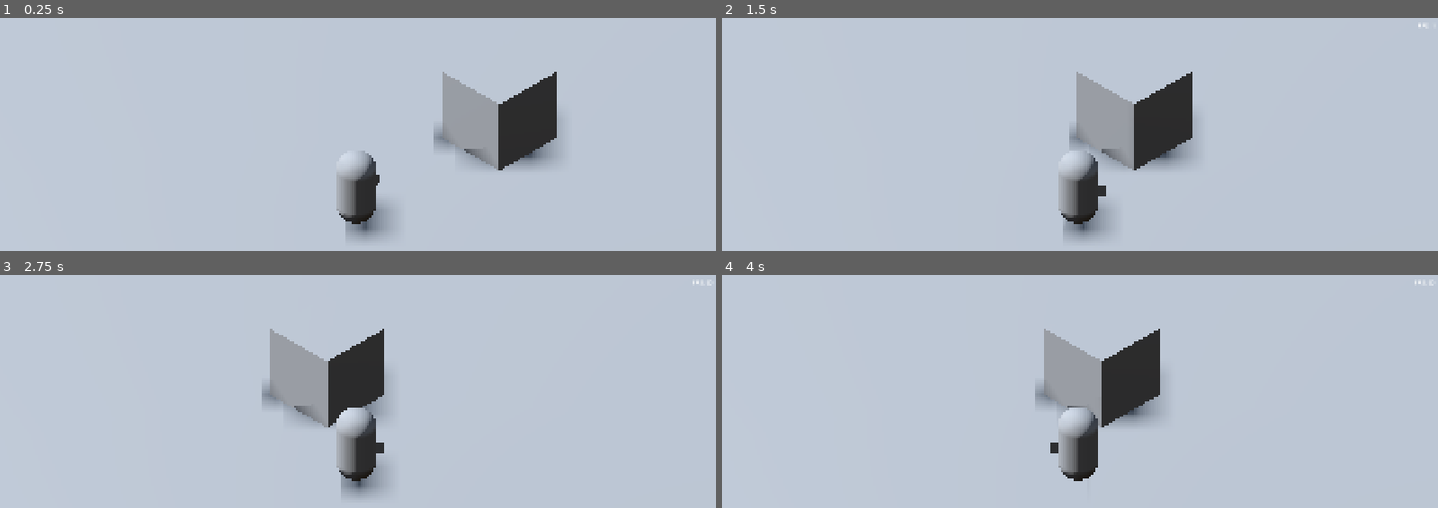
Above: before the commit, frames 1-4 (two rows, left to right).
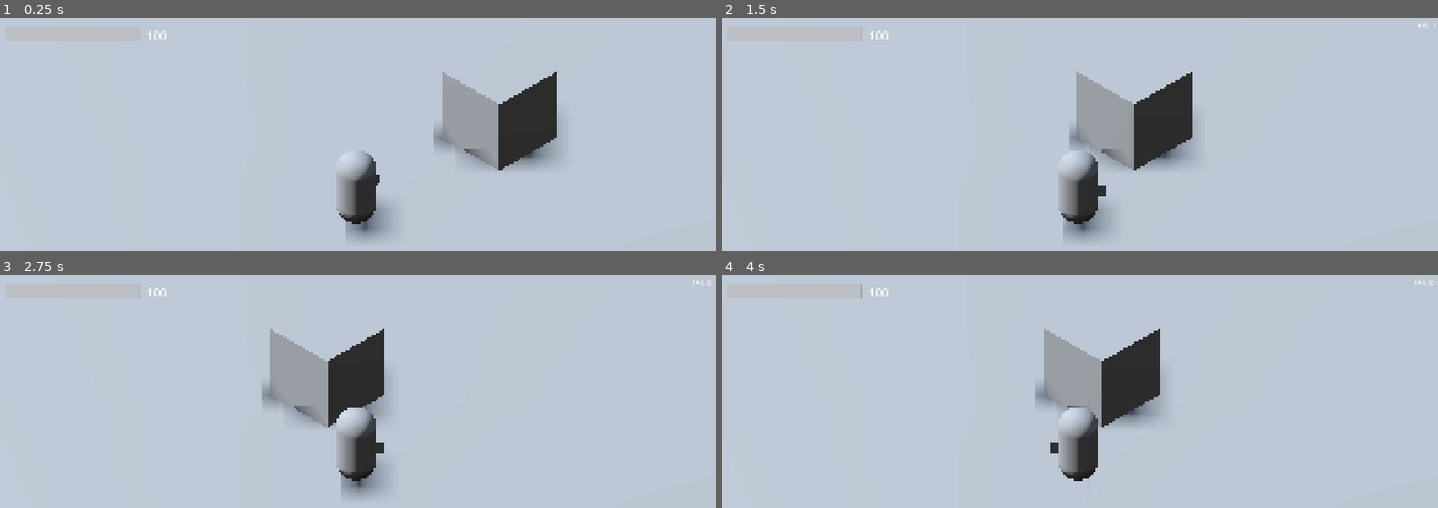
Above: after the commit, the same moments.

Repository: davidanayadev/Craft-ciruits
Game: Godot game, scene res://scenes/main.tscn
Two runs of this game, one before a commit and one after it. Both use one fixed random seed, a clock stepped at 60 frames per second and the inputs below.
Inputs (mouse positions are in pixels of both pictures, inside the frame that each line leads up to):
- Up to frame 1 (0.25 s): no input
- Up to frame 2 (1.5 s): tap Enter at 0.5 s; move the mouse to (1237, 199) at 0.52 s; hold D (move_right) 0.53-1.25 s; tap Space (attack) at 0.6 s; click (1237, 199) at 0.67 s; drag from (936, 239) to (outside the picture) at 1.27 s
- Up to frame 3 (2.75 s): tap Space (attack) at 2 s; move the mouse to (429, 386) at 2.02 s; hold D (move_right) from 2.03 s (still down); tap Tab (open_storage) at 2.1 s; click (429, 386) at 2.17 s
- Up to frame 4 (4 s): release D (move_right) at 2.75 s; drag from (outside the picture) to (865, 417) at 2.77 s; tap Enter at 3.5 s; move the mouse to (outside the picture) at 3.52 s; hold A (move_left) from 3.53 s (still down); tap Q (use_consumable) at 3.6 s; click (outside the picture) at 3.67 s

The runs differ from the first frame. In frame 1, less than 0.1% of the frame differs, in the area x 20-24%, y 5-10%; in frame 2, less than 0.1%; in frame 3, less than 0.1%; in frame 4, less than 0.1%, in the area x 19-24%, y 3-10%.

Commit message:
feat(ui): add battery HUD bound to the robot (spec 003)
Hud shows a bar and a whole number rounded up at the top left. It is bound with bind(player), listens only to battery_changed and has no _process.

Co-Authored-By: Claude Sonnet 5.5 <noreply@anthropic.com>

Diff:
--- a/game/scenes/main.gd
+++ b/game/scenes/main.gd
@@ -6,11 +6,13 @@
 @onready var _robot: Robot = %Robot
 @onready var _camera_rig: CameraRig = %CameraRig
 @onready var _touch_controls: TouchControls = %TouchControls
+@onready var _hud: Hud = %Hud
 
 
 func _ready() -> void:
 	_robot.camera_rig = _camera_rig
 	_camera_rig.target = _robot
+	_hud.bind(_robot)
 	_touch_controls.joystick.sample_changed.connect(_on_joystick_sample_changed)
 	_touch_controls.joystick.released.connect(_on_joystick_released)
 
--- a/game/scenes/main.tscn
+++ b/game/scenes/main.tscn
@@ -6,6 +6,7 @@
 [ext_resource type="PackedScene" path="res://scenes/camera/camera_rig.tscn" id="4_camera"]
 [ext_resource type="PackedScene" path="res://scenes/ui/touch_controls.tscn" id="5_touch"]
 [ext_resource type="PackedScene" path="res://scenes/ui/debug_hud.tscn" id="6_hud"]
+[ext_resource type="PackedScene" path="res://scenes/ui/hud.tscn" id="7_game_hud"]
 
 [node name="Main" type="Node"]
 script = ExtResource("1_main")
@@ -26,6 +27,9 @@
 
 [node name="UI" type="CanvasLayer" parent="."]
 
+[node name="Hud" parent="UI" instance=ExtResource("7_game_hud")]
+unique_name_in_owner = true
+
 [node name="TouchControls" parent="UI" instance=ExtResource("5_touch")]
 unique_name_in_owner = true
 
--- /dev/null
+++ b/game/scenes/ui/hud.gd
@@ -0,0 +1,28 @@
+class_name Hud
+extends Control
+## In-game HUD (spec 003): battery bar and number at the top left.
+## It only listens to the signals of the local player it is bound to and never
+## reads state in _process (architecture §9.5).
+
+@onready var _battery_bar: ProgressBar = %BatteryBar
+@onready var _battery_label: Label = %BatteryLabel
+
+
+## Hooks the HUD to the local player. The battery was already full before the
+## HUD existed, so the current state is painted once through the same handler.
+func bind(player: Robot) -> void:
+	var battery: BatteryComponent = player.battery
+	battery.battery_changed.connect(_on_battery_changed)
+	_on_battery_changed(battery.get_current(), battery.get_maximum())
+
+
+## Whole number shown to the player: rounded up, so it never reads 0 while any
+## charge remains.
+static func display_value(current: float) -> int:
+	return ceili(current)
+
+
+func _on_battery_changed(current: float, maximum: float) -> void:
+	_battery_bar.max_value = maximum
+	_battery_bar.value = current
+	_battery_label.text = str(display_value(current))
--- /dev/null
+++ b/game/scenes/ui/hud.tscn
@@ -0,0 +1,34 @@
+[gd_scene load_steps=2 format=3]
+
+[ext_resource type="Script" path="res://scenes/ui/hud.gd" id="1_hud"]
+
+[node name="Hud" type="Control"]
+layout_mode = 3
+anchors_preset = 15
+anchor_right = 1.0
+anchor_bottom = 1.0
+grow_horizontal = 2
+grow_vertical = 2
+mouse_filter = 2
+script = ExtResource("1_hud")
+
+[node name="BatteryBar" type="ProgressBar" parent="."]
+unique_name_in_owner = true
+layout_mode = 0
+offset_left = 24.0
+offset_top = 24.0
+offset_right = 384.0
+offset_bottom = 64.0
+mouse_filter = 2
+show_percentage = false
+
+[node name="BatteryLabel" type="Label" parent="."]
+unique_name_in_owner = true
+auto_translate_mode = 2
+layout_mode = 0
+offset_left = 400.0
+offset_top = 24.0
+offset_right = 520.0
+offset_bottom = 64.0
+theme_override_font_sizes/font_size = 32
+vertical_alignment = 1
--- a/game/tests/integration/test_main_scene.gd
+++ b/game/tests/integration/test_main_scene.gd
@@ -2,7 +2,8 @@
 ## Main scene integration (R-002-01..03): isometric camera configured from
 ## camera.tres, rigid follow, one directional light with shadows and a sky,
 ## with the architecture §6 skeleton in place. The node paths asserted here
-## are the executable spec of that skeleton.
+## are the executable spec of that skeleton. Spec 003 adds the HUD bound to the
+## robot's battery (R-003-11).
 
 const MAIN_SCENE := preload("res://scenes/main.tscn")
 const CAMERA_PATH := "res://resources/config/camera.tres"
@@ -77,3 +78,14 @@
 	if robot == null:
 		return
 	assert_not_null(robot.camera_rig, "robot knows the camera rig for relative movement")
+
+
+func test_r_003_11_hud_bound_to_robot() -> void:
+	var hud: Hud = _main.get_node("UI/Hud") as Hud
+	assert_not_null(hud, "Hud exists under UI")
+	if hud == null:
+		return
+	var label: Label = hud.get_node("%BatteryLabel") as Label
+	assert_eq(label.text, "100", "the HUD shows the robot's full battery from the start")
+	_robot().battery.consume(30.0)
+	assert_eq(label.text, "70", "the HUD follows the robot's battery")
--- /dev/null
+++ b/game/tests/unit/test_hud.gd
@@ -0,0 +1,65 @@
+extends GutTest
+## Battery HUD (R-003-11): a bar and a whole number rounded up at the top left,
+## driven only by battery_changed. The robot's physics is switched off so the
+## battery only moves when the test says so.
+
+const HUD_SCENE := preload("res://scenes/ui/hud.tscn")
+const ROBOT_SCENE := preload("res://scenes/entities/robot.tscn")
+## ProgressBar snaps its value to its step.
+const BAR_TOLERANCE := 0.01
+
+var _hud: Hud
+var _robot: Robot
+var _bar: ProgressBar
+var _label: Label
+
+
+func before_each() -> void:
+	_robot = ROBOT_SCENE.instantiate() as Robot
+	add_child_autofree(_robot)
+	_robot.set_physics_process(false)
+	_hud = HUD_SCENE.instantiate() as Hud
+	add_child_autofree(_hud)
+	_bar = _hud.get_node("%BatteryBar") as ProgressBar
+	_label = _hud.get_node("%BatteryLabel") as Label
+
+
+func test_r_003_11_display_value_rounds_up() -> void:
+	assert_eq(Hud.display_value(100.0), 100, "a whole value stays")
+	assert_eq(Hud.display_value(87.5), 88, "fractions round up")
+	assert_eq(Hud.display_value(0.01), 1, "never 0 while any charge remains")
+	assert_eq(Hud.display_value(0.0), 0, "0 only when empty")
+
+
+func test_r_003_11_shows_current_state_when_bound() -> void:
+	_robot.battery.consume(30.0)
+	_hud.bind(_robot)
+	assert_eq(_label.text, "70", "the number shows the battery it was bound to")
+	assert_almost_eq(_bar.value, 70.0, BAR_TOLERANCE, "the bar too")
+	assert_eq(_bar.max_value, 100.0, "the bar ends at the maximum battery")
+
+
+func test_r_003_11_follows_battery_changed() -> void:
+	_hud.bind(_robot)
+	_robot.battery.consume(12.5)
+	assert_eq(_label.text, "88", "87.5 is shown rounded up")
+	assert_almost_eq(_bar.value, 87.5, BAR_TOLERANCE, "the bar keeps the real value")
+	_robot.battery.consume(87.49)
+	assert_eq(_label.text, "1", "0.01 left still shows 1")
+	_robot.battery.consume(1.0)
+	assert_eq(_label.text, "0", "empty shows 0")
+	assert_eq(_bar.value, 0.0, "empty bar")
+
+
+func test_r_003_11_does_not_poll() -> void:
+	_hud.bind(_robot)
+	assert_false(_hud.is_processing(), "no _process")
+	assert_false(_hud.is_physics_processing(), "no _physics_process")
+
+
+func test_r_003_11_anchored_top_left_without_own_percentage() -> void:
+	assert_eq(_bar.anchor_left, 0.0, "bar anchored to the left edge")
+	assert_eq(_bar.anchor_top, 0.0, "bar anchored to the top edge")
+	assert_eq(_bar.anchor_right, 0.0, "bar does not stretch across the screen")
+	assert_eq(_bar.anchor_bottom, 0.0, "bar does not stretch down the screen")
+	assert_false(_bar.show_percentage, "the number comes from the label, not from the bar")
Not shown: 1 places in game/scenes/main.tscn that only renumber resources
Not shown, added: game/scenes/ui/hud.gd.uid
Not shown, added: game/tests/unit/test_hud.gd.uid
